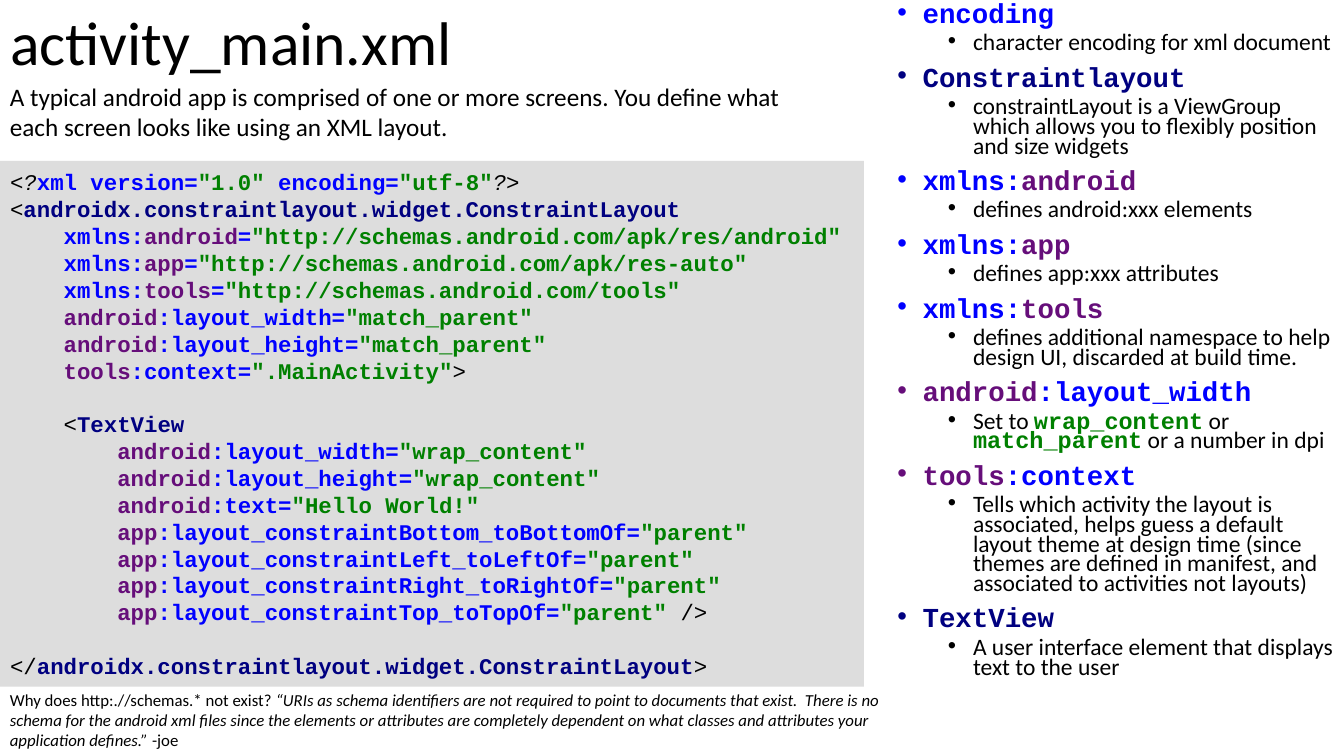
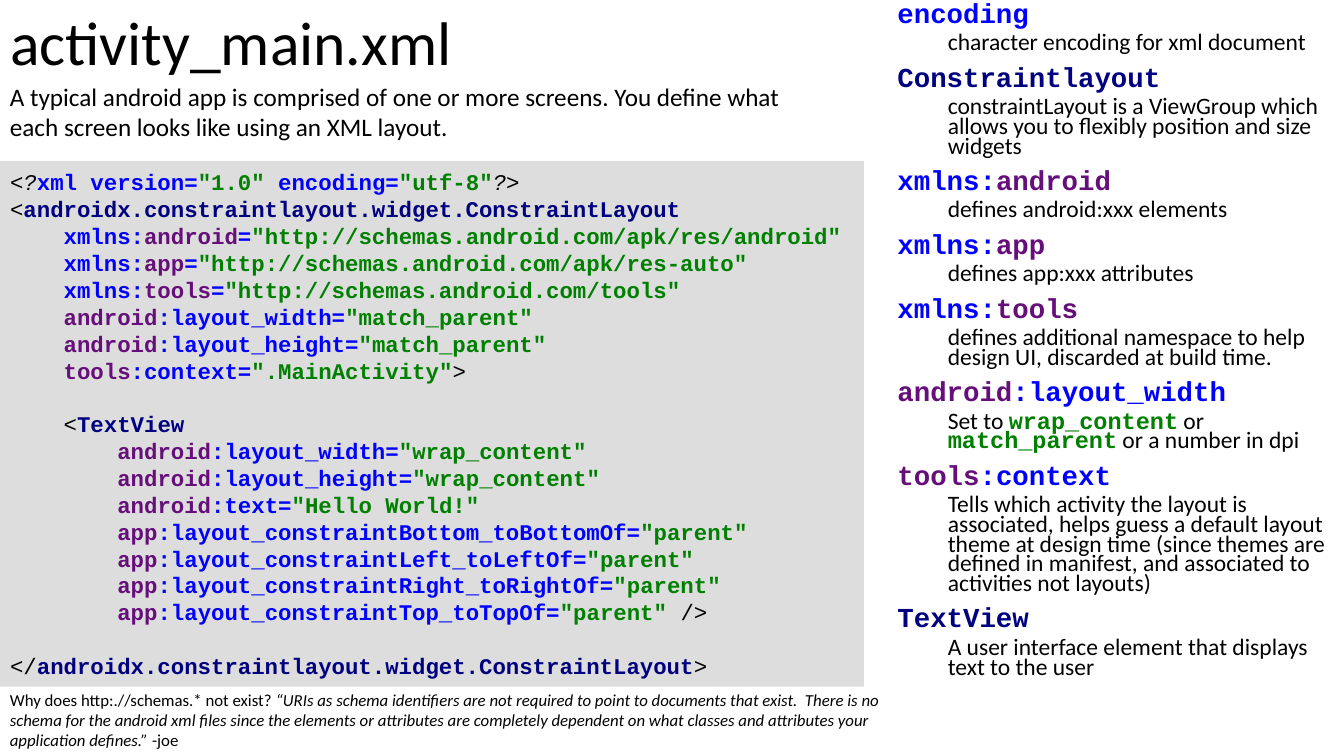
Before and after one commit to russellu/cs230, a slide deck: slide 7 of Lecture_HelloWorld.pptx (slide 8 before the commit). Drawn at 1344x756 pixels with LibreOffice and Linux fonts; fonts in the diff are those of the drawing. Boxes give left, top, right and bottom in pixels: in the first picture for what was removed or moved away, otherwise in the second. Text is boxed around its words. In the diff, an @@ line names an element or a change of style, - is before the commit and + after.

```diff
--- a/Lecture_HelloWorld.pptx
+++ b/Lecture_HelloWorld.pptx
@@ text "encoding" at (x1=897, y1=4, x2=1325, y2=675): bullet • to none @@
```
Also in this commit, not shown: 4 other slides changed, 1 slide added, 4 other files.
